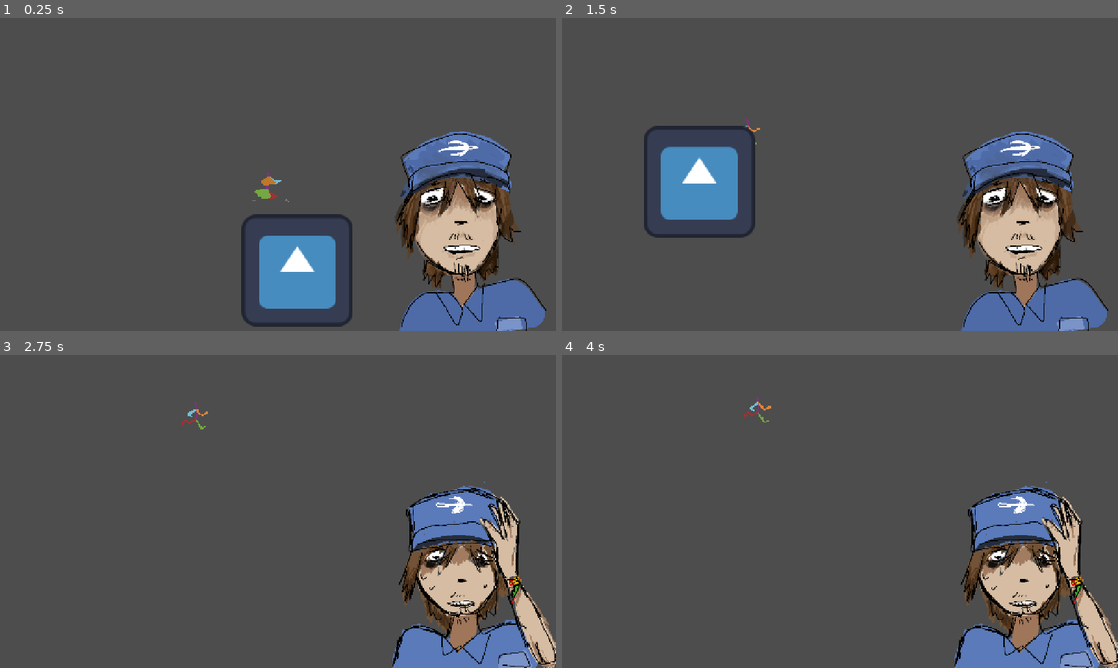
Above: before the commit, frames 1-4 (two rows, left to right).
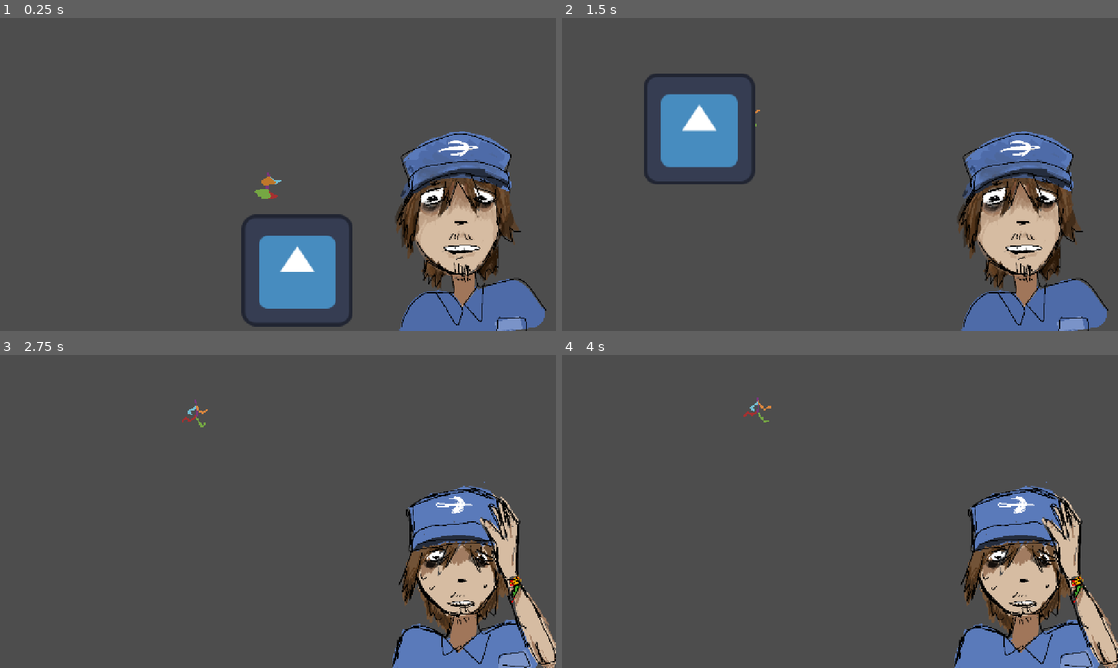
Above: after the commit, the same moments.

Repository: ActivePowah/ONIET-30-ODV
Game: Godot game, scene res://sistemas/overworld/overworld.tscn
The game is run twice, just before and just after one commit, with the same random seed, the same clock (stepped at 60 frames per second) and the same inputs. The engine's default icon, where the game draws it, is replaced by a stand-in: a white triangle on a blue panel in a dark square. Sound files missing from this copy of the repository are replaced by a short silence.
Inputs:
- Up to frame 1 (0.25 s): no input
- Up to frame 2 (1.5 s): no input
- Up to frame 3 (2.75 s): no input
- Up to frame 4 (4 s): no input

The runs differ from the first frame. In frame 1, less than 0.1% of the frame differs, in the area x 45-52%, y 57-59%; in frame 2, 5.8%, in the area x 14-36%, y 17-71%; in frame 3, 0.1%; in frame 4, less than 0.1%.

Commit message:
Remover effecto de humo

Diff:
--- a/entidades/jugador/jugador.gd
+++ b/entidades/jugador/jugador.gd
@@ -6,7 +6,6 @@
 @export var gravedad : float = 400
 
 @export var sprite : AnimatedSprite2D
-@export var humo : AnimatedSprite2D
 @export var camara : Camera2D
 
 var landed : bool = false
@@ -16,23 +15,11 @@
 	if is_on_wall():
 		velocity.x = 0
 	if not is_on_floor():
-		if landed:
-			get_tree().create_timer(0.1).timeout.connect(_check_on_floor)
-		else:
-			landed = false
-			velocity.y = move_toward(velocity.y, gravedad, 100)
+		landed = false
+		velocity.y = move_toward(velocity.y, gravedad, 100)
 	else:
-		if humo and not landed and not humo.is_playing():
-			humo.play(&"default")
-			humo.frame = 0
-			landed = true
 		velocity.y = 0
 
 	if camara:
 		camara.offset = lerp(camara.offset, get_real_velocity() * 0.5, delta * 2)
 	move_and_slide()
-
-func _check_on_floor():
-	if not is_on_floor():
-		landed = false
-		velocity.y = move_toward(velocity.y, gravedad, 100)
--- a/entidades/jugador/jugador.tscn
+++ b/entidades/jugador/jugador.tscn
@@ -2,7 +2,6 @@
 
 [ext_resource type="Script" uid="uid://buexne6f4ic0e" path="res://entidades/jugador/jugador.gd" id="1_78n3h"]
 [ext_resource type="Texture2D" uid="uid://b4ogco8up30k7" path="res://entidades/jugador/run_sprite_guy.png" id="1_vvei2"]
-[ext_resource type="Texture2D" uid="uid://brqpwqk4ha6ar" path="res://assets/sprites/smoke_render_91x26.png" id="3_i8lgo"]
 
 [sub_resource type="AtlasTexture" id="AtlasTexture_i8lgo"]
 atlas = ExtResource("1_vvei2")
@@ -56,53 +55,9 @@
 
 [sub_resource type="CapsuleShape2D" id="CapsuleShape2D_cvmmj"]
 
-[sub_resource type="AtlasTexture" id="AtlasTexture_deohb"]
-atlas = ExtResource("3_i8lgo")
-region = Rect2(0, 0, 45, 19)
-
-[sub_resource type="AtlasTexture" id="AtlasTexture_firrh"]
-atlas = ExtResource("3_i8lgo")
-region = Rect2(45, 0, 45, 19)
-
-[sub_resource type="AtlasTexture" id="AtlasTexture_s2aq0"]
-atlas = ExtResource("3_i8lgo")
-region = Rect2(90, 0, 45, 19)
-
-[sub_resource type="AtlasTexture" id="AtlasTexture_rsx3y"]
-atlas = ExtResource("3_i8lgo")
-region = Rect2(0, 19, 45, 19)
-
-[sub_resource type="AtlasTexture" id="AtlasTexture_3qoy5"]
-atlas = ExtResource("3_i8lgo")
-region = Rect2(45, 19, 45, 19)
-
-[sub_resource type="SpriteFrames" id="SpriteFrames_78n3h"]
-animations = [{
-"frames": [{
-"duration": 1.0,
-"texture": SubResource("AtlasTexture_deohb")
-}, {
-"duration": 1.0,
-"texture": SubResource("AtlasTexture_firrh")
-}, {
-"duration": 1.0,
-"texture": SubResource("AtlasTexture_s2aq0")
-}, {
-"duration": 1.0,
-"texture": SubResource("AtlasTexture_rsx3y")
-}, {
-"duration": 1.0,
-"texture": SubResource("AtlasTexture_3qoy5")
-}],
-"loop": 0,
-"name": &"default",
-"speed": 10.0
-}]
-
-[node name="Jugador" type="CharacterBody2D" unique_id=870915588 node_paths=PackedStringArray("sprite", "humo")]
+[node name="Jugador" type="CharacterBody2D" unique_id=870915588 node_paths=PackedStringArray("sprite")]
 script = ExtResource("1_78n3h")
 sprite = NodePath("AnimatedSprite2D")
-humo = NodePath("Humo")
 
 [node name="AnimatedSprite2D" type="AnimatedSprite2D" parent="." unique_id=886532714]
 texture_filter = 1
@@ -112,10 +67,3 @@
 [node name="CollisionShape2D" type="CollisionShape2D" parent="." unique_id=230980560]
 position = Vector2(-1, 8)
 shape = SubResource("CapsuleShape2D_cvmmj")
-
-[node name="Humo" type="AnimatedSprite2D" parent="." unique_id=1924617081]
-texture_filter = 1
-position = Vector2(1, 25)
-sprite_frames = SubResource("SpriteFrames_78n3h")
-frame = 4
-frame_progress = 1.0
